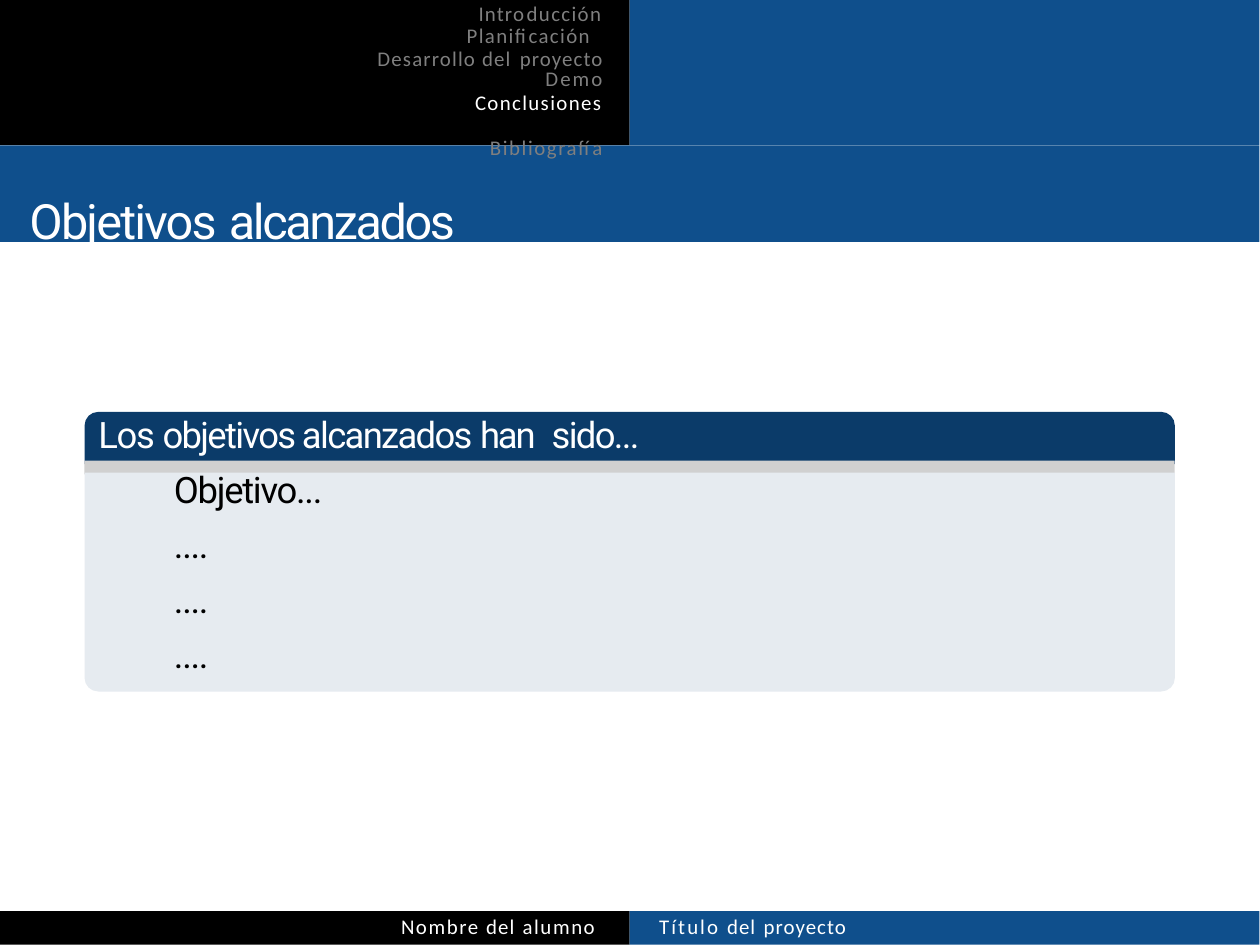
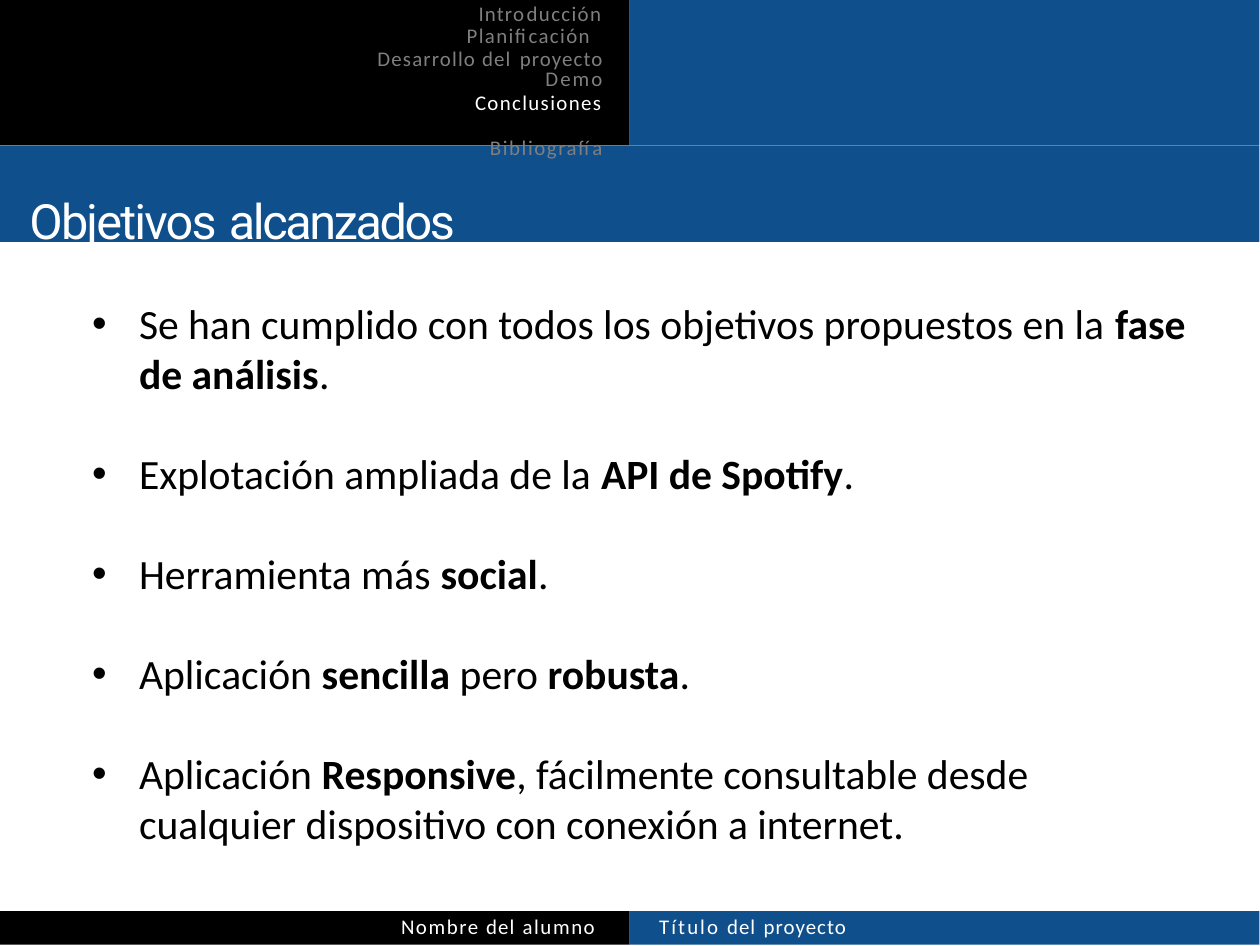
Before and after one commit to kodorniz/jUCAbox_PFC, a slide deck: slide 25 of doc/plantilla-presentacion.pptx (slide 21 before the commit). Drawn at 1260x946 pixels with LibreOffice and Linux fonts; fonts in the diff are those of the drawing; grey boxes stand for pictures; background and template pictures are left out. Boxes give left, top, right and bottom in pixels: in the first picture for what was removed or moved away, otherwise in the second. Text is boxed around its words. In the diff, an @@ line names an element or a change of style, - is before the commit and + after.

```diff
--- a/doc/plantilla-presentacion.pptx
+++ b/doc/plantilla-presentacion.pptx
@@ text added at box(139, 310, 1185, 846), 12 pt, text #000000 @@
+• Se han cumplido con todos los objetivos propuestos en la fase de análisis.
+• Explotación ampliada de la API de Spotify.
+• Herramienta más social.
+• Aplicación sencilla pero robusta.
+• Aplicación Responsive, fácilmente consultable desde cualquier dispositivo con conexión a internet.
@@ freeform shape removed at box(85, 412, 1175, 465) @@
@@ text removed at box(98, 420, 640, 511) @@
-Los objetivos alcanzados han sido...
-Objetivo...
-....
-....
-....
@@ picture removed at box(85, 460, 1175, 475) @@
@@ freeform shape removed at box(85, 472, 1175, 692) @@
```
Also in this commit, not shown: 10 other slides changed, 4 slides added, 1 other file.
